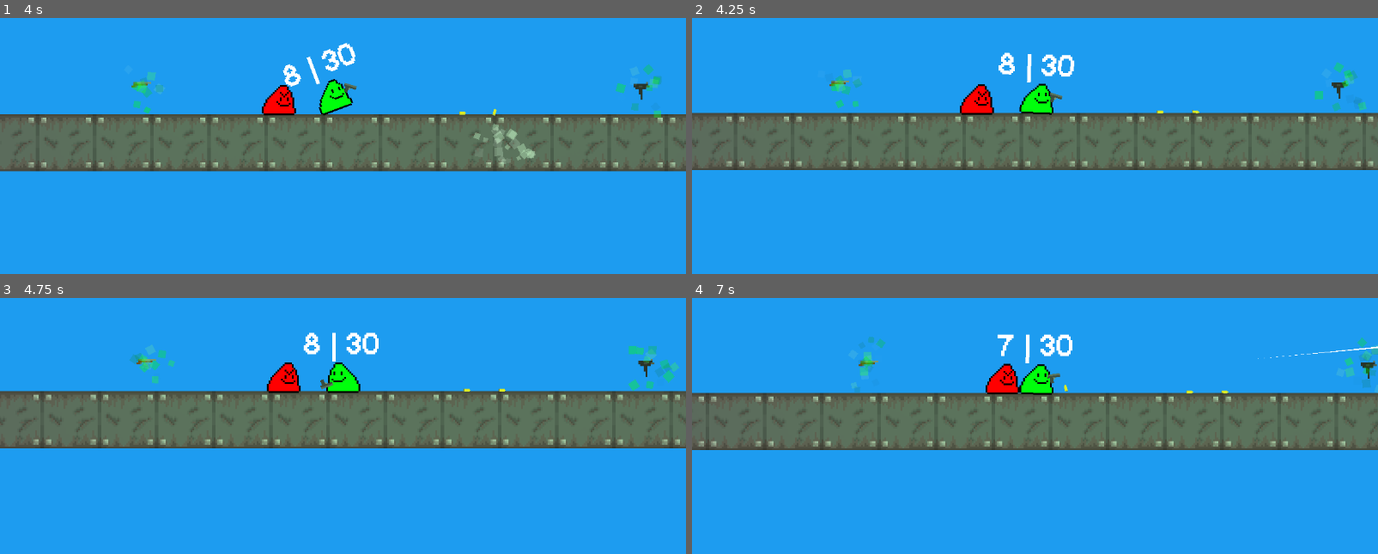
Above: before the commit, frames 1-4 (two rows, left to right).
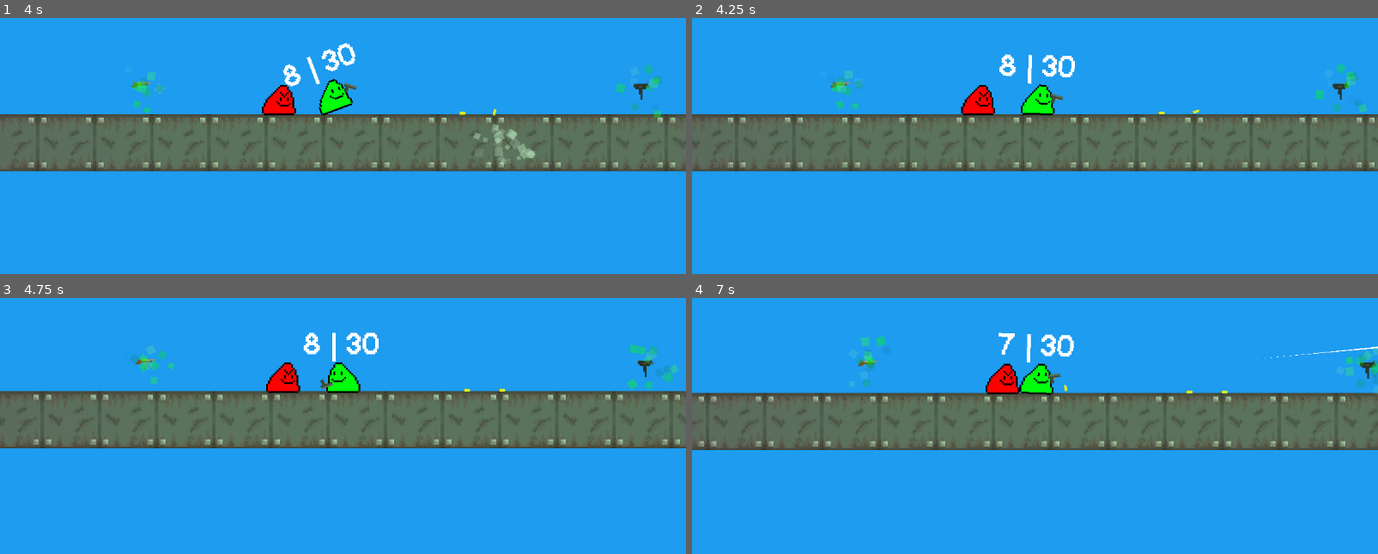
Above: after the commit, the same moments.

Repository: a0fefd/blobs-with-guns-remastered
Game: Godot game, scene res://scenes/levels/world.tscn
The game is run twice, just before and just after one commit, with the same random seed, the same clock (stepped at 60 frames per second) and the same inputs.
Inputs (mouse positions are in pixels of both pictures, inside the frame that each line leads up to):
- Up to frame 1 (4 s): move the mouse to (493, 79) at 0.52 s; press the mouse at (493, 79) at 0.53 s; tap F (focus) at 0.8, 1.35, 3.8 s; move the mouse to (205, 117) at 1.27 s; release the mouse at (205, 117) at 1.28 s; tap Mouse wheel up (next_gun) at 1.55, 2.1 s; move the mouse to (outside the picture) at 2.02 s; tap Mouse wheel down (prev_gun) at 2.3, 2.85 s; move the mouse to (308, 174) at 2.77 s; click (308, 174) at 3.05 s; move the mouse to (548, 156) at 3.52 s; press the mouse at (548, 156) at 3.53 s
- Up to frame 2 (4.25 s): tap E (inventory) at 4.15 s
- Up to frame 3 (4.75 s): move the mouse to (137, 318) at 4.27 s; release the mouse at (137, 318) at 4.28 s; tap F (focus) at 4.35 s; tap Mouse wheel up (next_gun) at 4.55 s
- Up to frame 4 (7 s): move the mouse to (1069, 377) at 5.02 s; tap Mouse wheel up (next_gun) at 5.1 s; tap Mouse wheel down (prev_gun) at 5.3, 5.85 s; move the mouse to (outside the picture) at 5.77 s; click (outside the picture) at 6.05 s; move the mouse to (1185, 359) at 6.52 s; press the mouse at (1185, 359) at 6.53 s; tap F (focus) at 6.8 s

Frame 1 is identical in both runs. In frame 2, 3.4% of the frame differs, in the area x 0-100%, y 13-61%; in frame 3, 0.4%; in frame 4, 0.9%.

Commit message:
Add working radial inventory

Diff:
--- a/scenes/blobs/player.tscn
+++ b/scenes/blobs/player.tscn
@@ -6,6 +6,7 @@
 [ext_resource type="Script" path="res://scripts/camera.gd" id="4_054yx"]
 [ext_resource type="Theme" uid="uid://islpgen2qypr" path="res://theme/bwg_theme.tres" id="4_aon52"]
 [ext_resource type="PackedScene" uid="uid://ci26rtl8b8bhn" path="res://scenes/blobs/radial_menu_item.tscn" id="6_7sb1y"]
+[ext_resource type="Texture2D" uid="uid://cjjbpyvv6r4vv" path="res://sprites/ui/radial_menu_wedge_outline.png" id="7_q2y01"]
 
 [node name="Player" groups=["Players"] instance=ExtResource("1_n7rfh")]
 collision_layer = 5
@@ -92,3 +93,10 @@
 
 [node name="5" parent="HUD/RadialInventory/Circle" index="5" instance=ExtResource("6_7sb1y")]
 rotation = 5.23598
+
+[node name="Outline" type="Control" parent="HUD/RadialInventory/Circle" index="6"]
+anchors_preset = 0
+
+[node name="Sprite2D" type="Sprite2D" parent="HUD/RadialInventory/Circle/Outline" index="0"]
+position = Vector2(0, -33.5)
+texture = ExtResource("7_q2y01")
--- a/scenes/blobs/radial_menu_item.tscn
+++ b/scenes/blobs/radial_menu_item.tscn
@@ -1,6 +1,7 @@
-[gd_scene load_steps=6 format=3 uid="uid://ci26rtl8b8bhn"]
+[gd_scene load_steps=7 format=3 uid="uid://ci26rtl8b8bhn"]
 
 [ext_resource type="Texture2D" uid="uid://dwvgyxlm2q6ut" path="res://sprites/ui/transparent_radial_menu_wedge.png" id="1_kde08"]
+[ext_resource type="Script" path="res://scripts/radial_menu_item.gd" id="1_r8fub"]
 [ext_resource type="Texture2D" uid="uid://bchc77rxhmdjx" path="res://sprites/ui/opaque_radial_menu_wedge.png" id="2_xdnc2"]
 [ext_resource type="Texture2D" uid="uid://bcqicw204lbie" path="res://sprites/ui/highlighted_radial_menu_wedge.png" id="3_fbdkh"]
 [ext_resource type="BitMap" uid="uid://caubpnkcwf246" path="res://sprites/ui/radial_menu_wedge_mask.bmp" id="4_5vrtb"]
@@ -9,6 +10,7 @@
 [node name="0" type="Control"]
 layout_mode = 3
 anchors_preset = 0
+script = ExtResource("1_r8fub")
 
 [node name="TextureButton" type="TextureButton" parent="."]
 layout_mode = 1
@@ -18,9 +20,9 @@
 anchor_right = 0.5
 anchor_bottom = 1.0
 offset_left = -29.0
-offset_top = -68.0
+offset_top = -65.0
 offset_right = 29.0
-offset_bottom = -24.0
+offset_bottom = -21.0
 grow_horizontal = 2
 grow_vertical = 0
 texture_normal = ExtResource("1_kde08")
@@ -29,7 +31,7 @@
 texture_click_mask = ExtResource("4_5vrtb")
 
 [node name="Sprite2D" type="Sprite2D" parent="."]
-position = Vector2(0, -46)
+position = Vector2(0, -43)
 scale = Vector2(2, 2)
 texture = ExtResource("5_bpsqs")
 hframes = 3
--- a/scripts/player.gd
+++ b/scripts/player.gd
@@ -8,9 +8,13 @@
 
 var guns := []
 var equipped_gun = null
+var inv_selection: float
+var inv_selected_gun: int
 
 @onready var ammo_label: Label = get_node("HUD/AmmoLabel")
 @onready var camera: Camera2D = get_node("Camera2D")
+@onready var radial_inventory: Control = get_node("HUD/RadialInventory")
+@onready var radial_inventory_outline: Control = get_node("HUD/RadialInventory/Circle/Outline")
 
 
 func _ready():
@@ -24,7 +28,7 @@
 	elif sprite.scale.x != 1 and abs(rad_to_deg(get_angle_to(get_global_mouse_position()))) < 90:
 		flip()
 
-	if Input.is_action_pressed("focus"):
+	if Input.is_action_pressed("focus") or radial_inventory.visible:
 		Engine.time_scale = focus_time_scale
 		AudioServer.playback_speed_scale = focus_time_scale
 	else:
@@ -42,25 +46,61 @@
 		else:
 			equip_gun(guns.find(equipped_gun) - 1)
 
+	if Input.is_action_just_pressed("inventory"):
+		radial_inventory.show()
+		equipped_gun.equipped = false
+		ammo_label.hide()
+	elif Input.is_action_just_released("inventory"):
+		radial_inventory.hide()
+		radial_inventory.scale = Vector2.ZERO
+		equipped_gun.equipped = true
+		ammo_label.show()
+
+	if radial_inventory.visible:
+		radial_inventory.scale = lerp(radial_inventory.scale, Vector2.ONE, 0.5)
+		radial_inventory.rotation = -rotation
+
+		if global_position.distance_to(get_global_mouse_position()) > 30:
+			inv_selection = snapped(global_position.angle_to_point(get_global_mouse_position()) + PI / 2, PI / 3)
+			radial_inventory_outline.rotation = lerp(radial_inventory_outline.rotation, inv_selection, 0.5)
+			radial_inventory_outline.scale = lerp(radial_inventory_outline.scale, Vector2.ONE, 0.5)
+		else:
+			radial_inventory_outline.scale = lerp(radial_inventory_outline.scale, Vector2.ZERO, 0.5)
+
+		if Input.is_action_just_pressed("fire"):
+			inv_selected_gun = round(rad_to_deg(inv_selection) / 60)
+			if inv_selected_gun == -1: inv_selected_gun = 5
+			if equip_gun(inv_selected_gun): radial_inventory.hide()
+
 
 func add_gun(gun_to_add):
-	var gun_inst = gun_to_add.instantiate()
-	guns.append(gun_inst)
-	gun_pos.add_child(gun_inst)
-	gun_inst.hide()
-	gun_inst.world = world
-	gun_inst.owner = self
-	gun_inst.fired.connect(get_recoiled)
-	gun_inst.ammo_changed.connect(update_ammo_display)
-	gun_inst.unequip()
+	if guns.size() <= 6:
+		var gun_inst = gun_to_add.instantiate()
+		guns.append(gun_inst)
+		gun_pos.add_child(gun_inst)
+		gun_inst.hide()
+		gun_inst.world = world
+		gun_inst.owner = self
+		gun_inst.fired.connect(get_recoiled)
+		gun_inst.ammo_changed.connect(update_ammo_display)
+		gun_inst.unequip()
+		radial_inventory.get_node("Circle").get_node(str(guns.size() - 1)).set_icon(gun_inst.name)
+		return true
+	else:
+		return false
 
 
 func equip_gun(index):
-	if equipped_gun:
-		equipped_gun.unequip()
+	if index < guns.size():
+		if equipped_gun:
+			equipped_gun.unequip()
 
-	equipped_gun = guns[index]
-	equipped_gun.equip()
+		equipped_gun = guns[index]
+		equipped_gun.equip()
+
+		return true
+	else:
+		return false
 
 
 func get_recoiled(recoil_vector):
--- /dev/null
+++ b/scripts/radial_menu_item.gd
@@ -0,0 +1,19 @@
+extends Control
+
+
+var guns := ["Pistol", "SilencedPistol", "Uzi", "Shotgun", "GrenadeLauncher", "AssaultRifle", "SniperRifle"]
+
+@onready var sprite = get_node("Sprite2D")
+
+
+func _ready():
+	sprite.hide()
+
+
+func set_icon(gun_name):
+	sprite.frame = guns.find(gun_name)
+	sprite.show()
+
+
+func _process(delta):
+	sprite.global_rotation = 0
Not shown: 1 places in scenes/blobs/player.tscn that only renumber resources
Binary file added: sprites/ui/radial_menu_wedge_outline.png
Not shown, added: sprites/ui/radial_menu_wedge_outline.png.import
